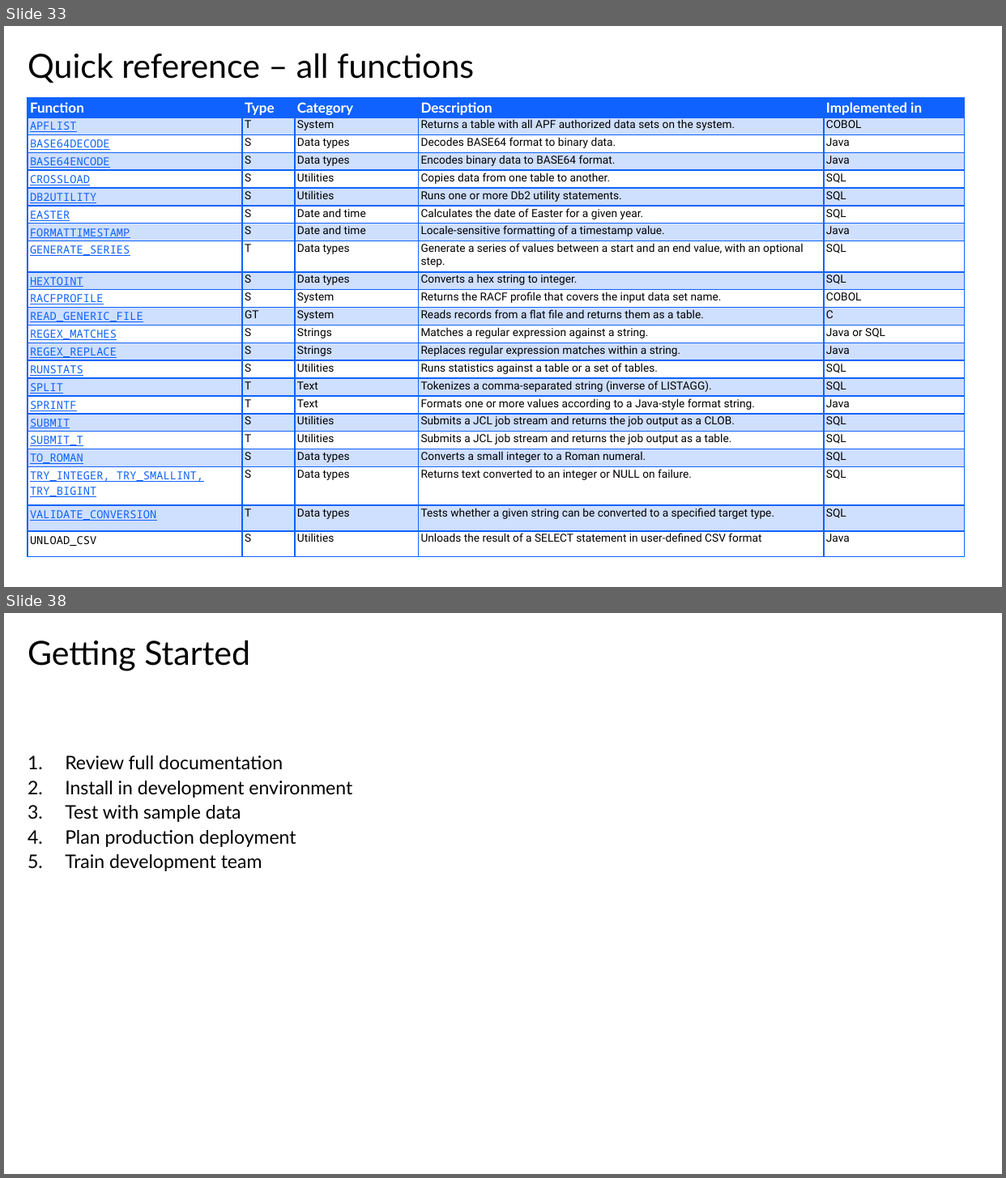
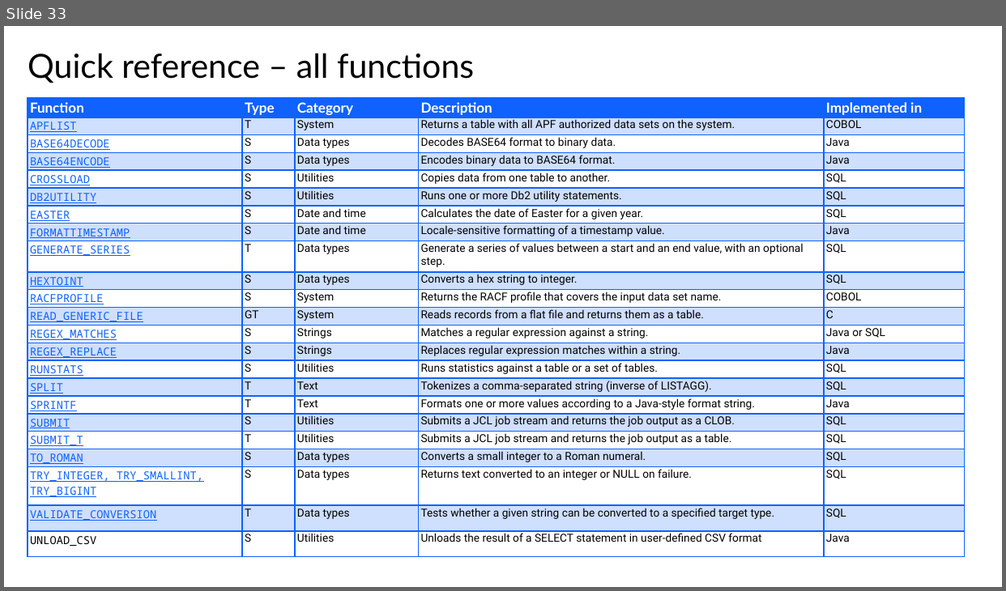
Before and after one commit to de103252/Db2_Routines, a slide deck: Db2 Routines Presentation.pptx. Shown one above the other, each under a label of ours: slides 33 and 38 before the commit, slide 33 after it; the slides between them are not shown. The pictures are 1006x1178 and 1006x591 pixels, drawn with LibreOffice and Linux fonts; fonts in the diff are those of the drawing; background and template pictures are left out. Boxes give left, top, right and bottom in pixels: in the first picture for what was removed or moved away, otherwise in the second. Text is boxed around its words. In the diff, an @@ line names an element or a change of style, - is before the commit and + after.

```diff
--- a/Db2 Routines Presentation.pptx
+++ b/Db2 Routines Presentation.pptx
@@ slide 38 removed at box(4, 613, 1002, 1174), background #FFFFFF @@
@@ title removed at box(27, 640, 250, 671) @@
-Getting Started
@@ text removed at box(65, 756, 352, 871) @@
-1. Review full documentation
-2. Install in development environment
-3. Test with sample data
-4. Plan production deployment
-5. Train development team
```
Also in this commit, not shown: 2 slides changed, 1 slide added, 7 other slides removed.
